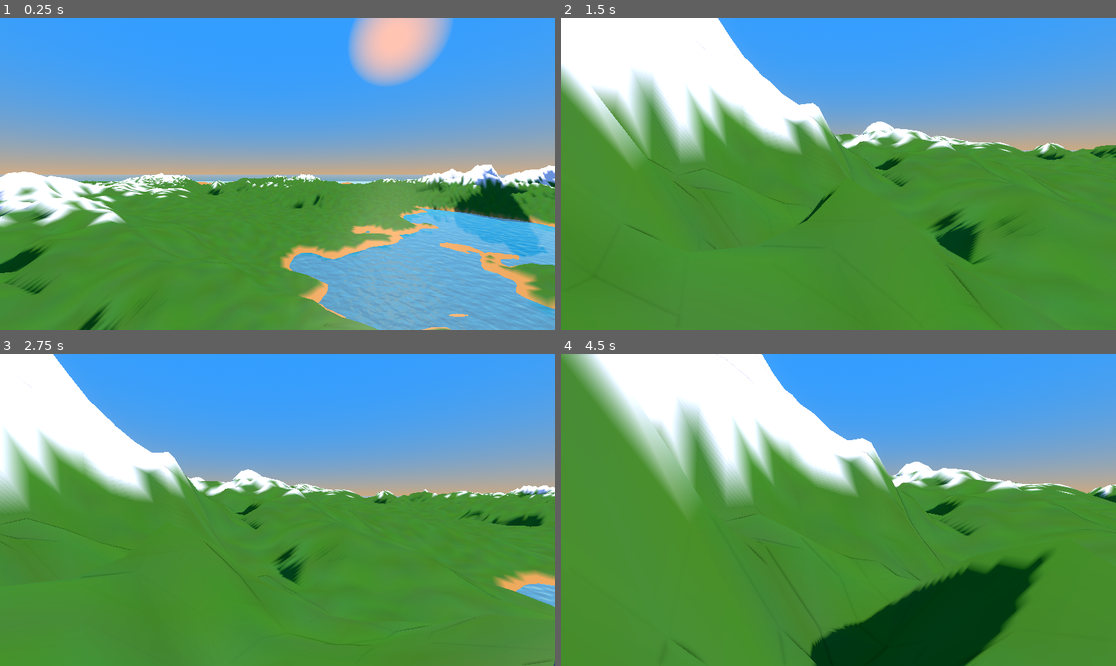
Above: before the commit, frames 1-4 (two rows, left to right).
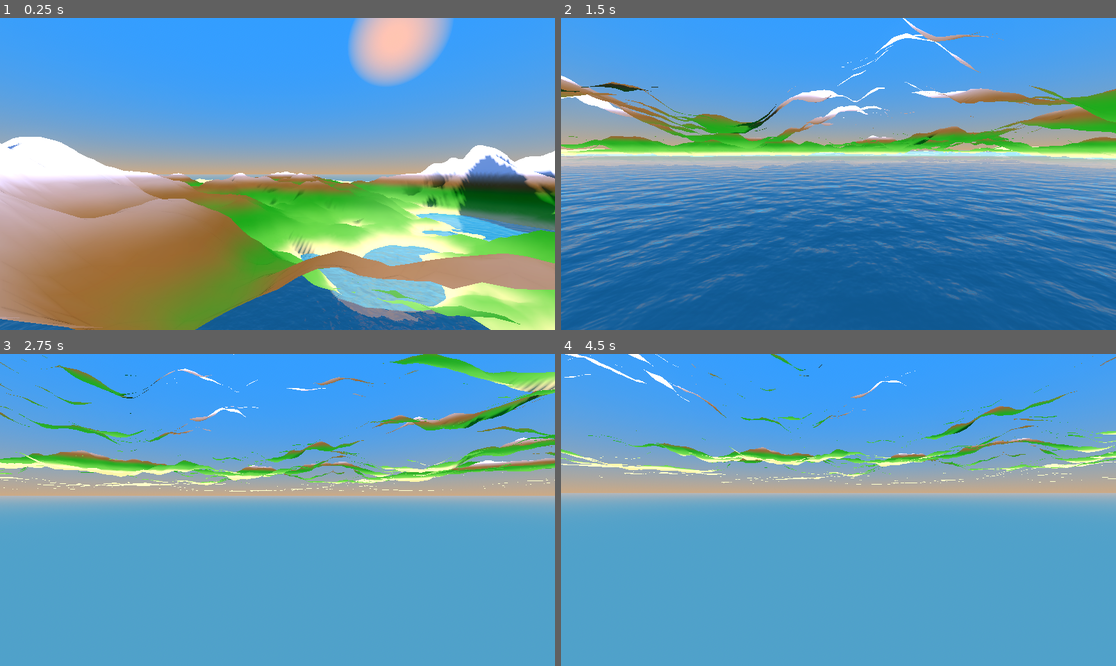
Above: after the commit, the same moments.

Repository: LeonardoLeporati7/Procedural-safari
Game: Godot game, scene res://node_2d.tscn
Two runs of this game, one before a commit and one after it. Both use one fixed random seed, a clock stepped at 60 frames per second and the inputs below.
Inputs (mouse positions are in pixels of both pictures, inside the frame that each line leads up to):
- Up to frame 1 (0.25 s): no input
- Up to frame 2 (1.5 s): tap Enter (ui_accept) at 0.5, 0.77 s; move the mouse to (960, 158) at 0.52 s; hold Right (ui_right) 0.53-1.28 s; hold A (a) 0.53-1.28 s; click (960, 158) at 0.67 s; tap D (d) at 0.8, 1.35 s; move the mouse to (810, 174) at 1.27 s; hold Up (ui_up) from 1.28 s (still down)
- Up to frame 3 (2.75 s): keep holding Up (ui_up); tap Enter (ui_accept) at 1.52 s; tap S (s) at 1.55 s; move the mouse to (288, 503) at 2.02 s; hold S (s) from 2.03 s (still down); tap W (w) at 2.3 s
- Up to frame 4 (4.5 s): keep holding Up (ui_up); move the mouse to (832, 516) at 2.77 s; release S (s) at 2.78 s; tap W (w) at 2.85 s; click (832, 516) at 2.92 s; tap Enter (ui_accept) at 3.02, 3.77 s; tap A (a) at 3.05 s; move the mouse to (877, 513) at 3.52 s; hold A (a) 3.53-4.28 s; tap D (d) at 3.8 s; move the mouse to (794, 506) at 4.27 s; tap Ctrl (ctrl) at 4.35 s

The runs differ from the first frame. In frame 1, 48% of the frame differs, in the area x 0-100%, y 38-100%; in frame 2, 80%; in frame 3, 72%; in frame 4, 81%, in the area x 0-100%, y 0-100%.

Commit message:
Improve terrain generation and water collision
Refactor terrain mesh and noise to produce more detailed, configurable islands: add new exported parameters for mountain shape/frequency/ridge sharpness, macro/mountain/detail noise configuration, a color gradient (COLOR_STOPS), and a noise-based texture layer. Rewrite get_height and generate_terrain to combine macro, masked mountains and detail, compute per-vertex colors with smooth gradients and coastal banding, and update the collision trimesh from the generated mesh. Minor tweaks: increase default resolution, seed handling cleanup. Also add a CollisionShape reference in acqua_2.gd and set the water mesh size; enable indirect light energy in node_2d.tscn.

Diff:
--- a/pistolo/acqua_2.gd
+++ b/pistolo/acqua_2.gd
@@ -2,13 +2,15 @@
 
 @onready var terr := $"../../terrain_scene_instance/Terrain"
 # Called when the node enters the scene tree for the first time.
-
+@onready var collShape := $"../CollisionShape3D"
 
 func _ready():
 	var waterSize = terr.size
 	var altezza = terr.position.y
 	var altezzaRel = (terr.height*(1.4))/8
+
 	self.mesh.size = Vector2(waterSize, waterSize)
+
 
 	print("mia altezza: " , position.y , ", altozza della capo: " , terr.height)
 
--- a/pistolo/mesh_instance_3d.gd
+++ b/pistolo/mesh_instance_3d.gd
@@ -1,124 +1,134 @@
 extends MeshInstance3D
 
-@export var size := 700.0          # dimensione isola
-@export var resolution := 800     # più basso = più low poly
-@export var height := 15    # altezza massima
+@export var size             := 700.0
+@export var resolution       := 1000
+@export var height           := 15
+@export var noise_scale      := 0.02
+@export var mountain_height  : float = 90.0
+@export var mountain_freq    : float = 0.003
+@export var mountain_rarity  : float = 3.0
+@export var ridge_sharpness  : float = 1.0
+@export var macro_strength   : float = 20.0
 
-@export var noise_scale := 0.02
+var noise          := FastNoiseLite.new()
+var noise_macro    := FastNoiseLite.new()
+var noise_mask     := FastNoiseLite.new()
+var noise_mountain := FastNoiseLite.new()
+var noise_detail   := FastNoiseLite.new()
+var noise_texture  := FastNoiseLite.new()
 
-var noise := FastNoiseLite.new()
-
-var noise_macro := FastNoiseLite.new()
-var noise_mask := FastNoiseLite.new()
-var noise_mountain := FastNoiseLite.new()
-var noise_detail := FastNoiseLite.new()
+const COLOR_STOPS := [
+	[0.00, Color(0.96, 0.85, 0.52)],
+	[0.09, Color(0.98, 0.91, 0.60)],
+	[0.22, Color(0.42, 0.76, 0.28)],
+	[0.45, Color(0.22, 0.62, 0.18)],
+	[0.65, Color(0.55, 0.42, 0.22)],
+	[0.82, Color(0.68, 0.62, 0.54)],
+	[0.92, Color(0.94, 0.97, 1.00)],
+	[1.00, Color(1.00, 1.00, 1.00)],
+]
 
 
-func _ready():
-	noise.seed = randi()
+func _ready() -> void:
+	noise.seed      = randi()
 	noise.frequency = noise_scale
 
-	var seed_value = randi()
+	var seed_value := randi()
 
-	# Macro forma
-	noise_macro.seed = seed_value
+	noise_macro.seed      = seed_value
 	noise_macro.frequency = 0.007
 
-	# Maschera montagne
-	noise_mask.seed = seed_value + 100
+	noise_mask.seed      = seed_value + 100
 	noise_mask.frequency = 0.008
 
-	# Forma montagne
-	noise_mountain.seed = seed_value + 200
-	noise_mountain.frequency = 0.04
+	noise_mountain.seed      = seed_value + 200
+	noise_mountain.frequency = mountain_freq
 
-	# Dettaglio fine
-	noise_detail.seed = seed_value + 300
-	noise_detail.frequency = 0.005
+	noise_detail.seed      = seed_value + 300
+	noise_detail.frequency = 0.05
+
+	noise_texture.seed      = seed_value + 400
+	noise_texture.frequency = 0.06
 
 	generate_terrain()
 
 
 func get_height(x: float, z: float) -> float:
+	var macro : float = noise_macro.get_noise_2d(x, z) * macro_strength
 
-	# 1️⃣ Macro forma (colline generali)
-	var macro = noise_macro.get_noise_2d(x, z) * 20.0
+	var mask : float = noise_mask.get_noise_2d(x, z)
+	mask = (mask + 1.0) * 0.5
+	mask = pow(mask, mountain_rarity)
 
-	# 2️⃣ Maschera montagne (0-1)
-	var mask = noise_mask.get_noise_2d(x, z)
-	mask = (mask + 1.0) * 0.5  # convertiamo da [-1,1] a [0,1]
-	mask = pow(mask, 3.0)      # rende le montagne più rare
+	var mountain : float = noise_mountain.get_noise_2d(x, z)
+	mountain = pow(1.0 - abs(mountain), ridge_sharpness)
+	mountain *= mountain_height
 
-	# 3️⃣ Forma montagne (ridged)
-	var mountain = noise_mountain.get_noise_2d(x, z)
-	mountain = 1.0 - abs(mountain)
-	mountain *= 60.0
+	var detail : float = noise_detail.get_noise_2d(x, z) * 3.0
 
-	# 4️⃣ Dettaglio piccolo
-	var detail = noise_detail.get_noise_2d(x, z) * 3.0
+	return macro + (mask * mountain) + detail
 
-	# 5️⃣ Combinazione
-	var height_value = macro + (mask * mountain) + detail
 
-	return height_value
+func generate_terrain() -> void:
+	var plane := PlaneMesh.new()
+	plane.size            = Vector2(size, size)
+	plane.subdivide_width  = resolution
+	plane.subdivide_depth  = resolution
 
-func generate_terrain():
-	var plane := PlaneMesh.new()
-	plane.size = Vector2(size, size)
-	plane.subdivide_width = resolution
-	plane.subdivide_depth = resolution
-	var arrays := plane.get_mesh_arrays()
-	var vertices: PackedVector3Array = arrays[ArrayMesh.ARRAY_VERTEX]
-	var colors : PackedColorArray = []
+	var arrays   := plane.get_mesh_arrays()
+	var vertices : PackedVector3Array = arrays[ArrayMesh.ARRAY_VERTEX]
+	var colors   : PackedColorArray   = []
+	colors.resize(vertices.size())
+
 	var collision_shape = $"../CollisionShape3D"
 
-	colors.resize(vertices.size())
+	for i in vertices.size():
+		var v    := vertices[i]
+		var h    := get_height(v.x, v.z)
+		var dist : float = Vector2(v.x, v.z).length() / (size * 0.5)
 
-	var del = 0
-
-	for i in vertices.size():
-		var v := vertices[i]
-
-		# noise base -> var h := noise.get_noise_2d(v.x, v.z)
-		var h := get_height(v.x, v.z)
-
-		# maschera per creare l'isola (abbassa i bordi)
-		var dist := Vector2(v.x, v.z).length() / (size * 0.5)
-		var island_mask :float = clamp(1.0 - dist, 0.0, 1.0)
-
-
-		v.y = h * island_mask #* height
+		var island_mask : float = clamp(1.0 - dist, 0.0, 1.0)
+		v.y = h * island_mask
 		vertices[i] = v
 
+		var height_percent : float = clamp((v.y + 1.0) / (height + 1.0), 0.0, 1.0)
 
+		# ── 1. COLORE SFUMATO ─────────────────────────────────────────────
+		var base_color := Color(COLOR_STOPS[COLOR_STOPS.size() - 1][1])
+		for s in range(COLOR_STOPS.size() - 1):
+			var t0 : float = COLOR_STOPS[s][0]
+			var t1 : float = COLOR_STOPS[s + 1][0]
+			var c0 : Color = COLOR_STOPS[s][1]
+			var c1 : Color = COLOR_STOPS[s + 1][1]
+			if height_percent <= t1:
+				var t : float = (height_percent - t0) / (t1 - t0)
+				t = t * t * (3.0 - 2.0 * t)
+				base_color = c0.lerp(c1, t)
+				break
 
-		var height_percent = (v.y + 1.0) / (height + 1.0)
-		height_percent = clamp(height_percent, -1.0, 1.0)
+		# ── 2. TEXTURE ────────────────────────────────────────────────────
+		var tex : float = noise_texture.get_noise_2d(v.x, v.z) * 0.04
+		colors[i] = Color(
+			clamp(base_color.r + tex,       0.0, 1.0),
+			clamp(base_color.g + tex * 0.6, 0.0, 1.0),
+			clamp(base_color.b + tex * 0.4, 0.0, 1.0),
+			1.0
+		)
 
-		if(height_percent <= 0.1):
-
-			colors[i]= Color(0.797, 0.608, 0.323, 1.0)
-		elif (height_percent < randf_range(0.60, 0.80)):
-			colors[i]= Color(randf_range(0.300, 0.325), randf_range(0.5, 0.55), randf_range(0.20, 0.25), 1.0)
-		else:
-			colors[i]= Color(1.0, 1.0, 1.0, 1.0)
-
-
-		var beach_start := 0.65
-		var beach_end := 0.9
-
+		# ── 3. FASCIA COSTIERA ────────────────────────────────────────────
+		var beach_start : float = 0.65
+		var beach_end   : float = 0.90
 		if dist > beach_start:
-			var t := inverse_lerp(beach_start, beach_end, dist)
-			t = smoothstep(0.0, 1.0, t)
-			colors[i]= Color(0.797, 0.608, 0.323, 1.0) #deep sea level
+			var t : float = smoothstep(0.0, 1.0, inverse_lerp(beach_start, beach_end, dist))
+			colors[i] = Color(0.98, 0.91, 0.60, 1.0)
 			v.y -= t * 5.0
 			vertices[i] = v
 
 	arrays[ArrayMesh.ARRAY_VERTEX] = vertices
-	arrays[ArrayMesh.ARRAY_COLOR] = colors
+	arrays[ArrayMesh.ARRAY_COLOR]  = colors
 
 	var mesh := ArrayMesh.new()
 	mesh.add_surface_from_arrays(Mesh.PRIMITIVE_TRIANGLES, arrays)
+
 	collision_shape.shape = mesh.create_trimesh_shape()
-
 	self.mesh = mesh
--- a/pistolo/node_2d.tscn
+++ b/pistolo/node_2d.tscn
@@ -58,6 +58,7 @@
 [node name="DirectionalLight3D" type="DirectionalLight3D" parent="WorldEnvironment" unique_id=1980264218]
 transform = Transform3D(-0.8660254, -0.25000003, 0.43301278, 0, 0.8660254, 0.5, -0.50000006, 0.4330127, -0.75, -2.1129506, 23.319954, -6.3953753)
 light_color = Color(0.9164004, 0.702257, 0.6373864, 1)
+light_indirect_energy = 0.8
 shadow_enabled = true
 shadow_normal_bias = 1.655
 shadow_blur = 2.897
